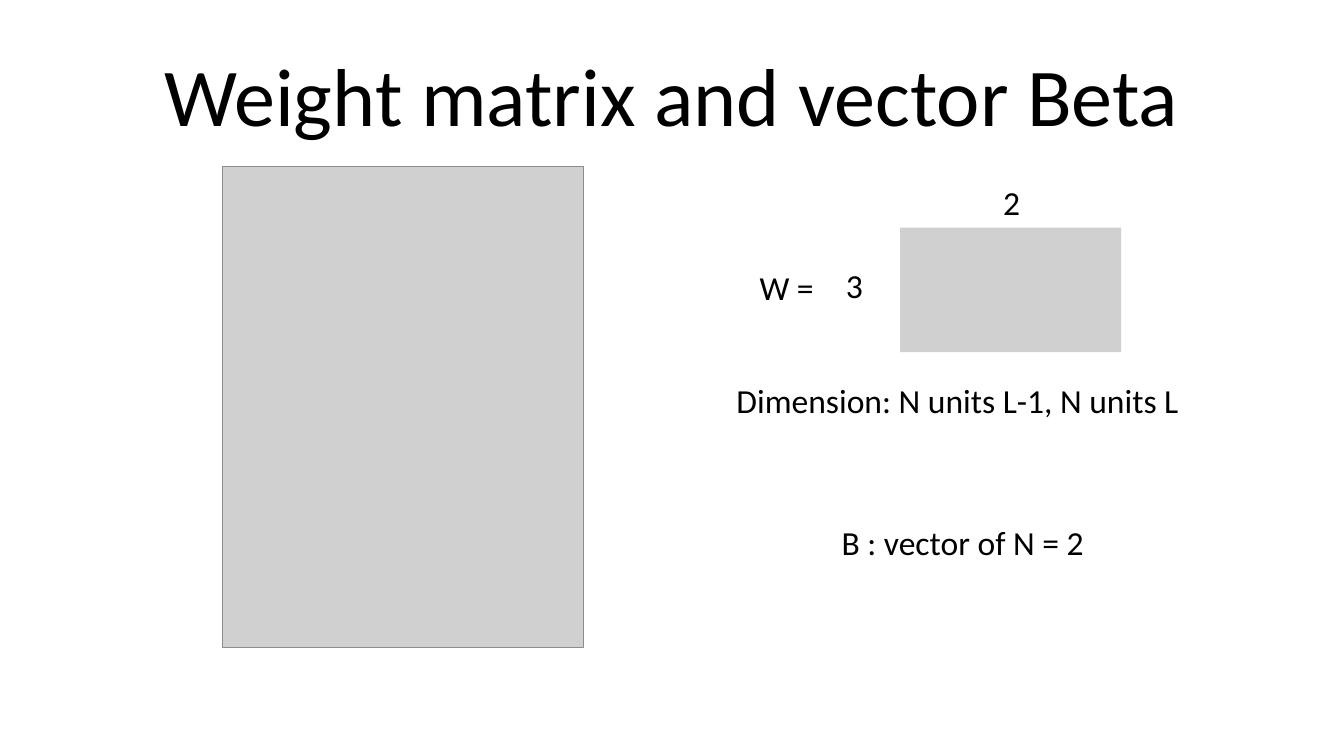
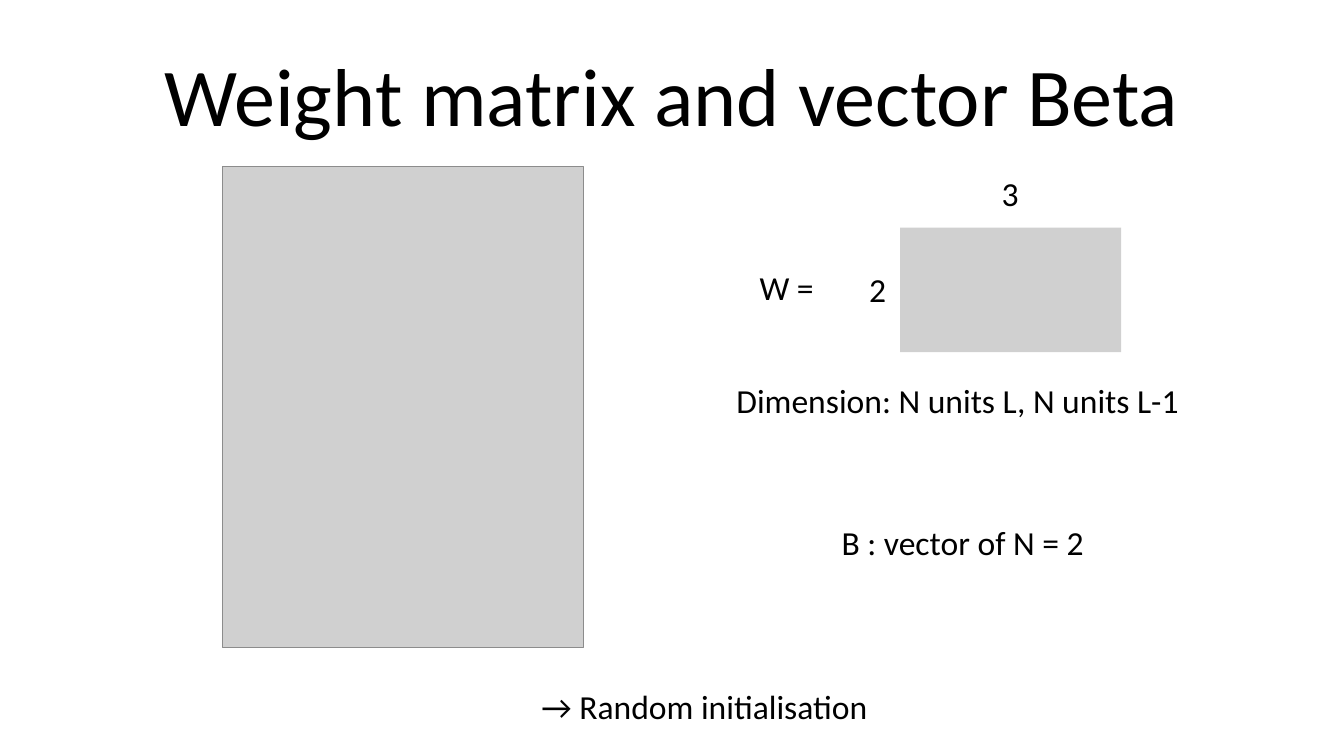
Before and after one commit to Monia234/IFSBM-bigdata, a slide deck: slide 12 of TP_IFSBM_module12/2020/labs/lab_2/TP_DL.pptx. Drawn at 1344x756 pixels with LibreOffice and Linux fonts; fonts in the diff are those of the drawing; grey boxes stand for pictures. Boxes give left, top, right and bottom in pixels: in the first picture for what was removed or moved away, otherwise in the second. Text is boxed around its words. In the diff, an @@ line names an element or a change of style, - is before the commit and + after.

```diff
--- a/TP_IFSBM_module12/2020/labs/lab_2/TP_DL.pptx
+++ b/TP_IFSBM_module12/2020/labs/lab_2/TP_DL.pptx
@@ text "3": place and size @@
-text "3" at bbox=[846, 276, 863, 299]
+text "3" at bbox=[1002, 184, 1019, 207]
@@ text "2": place and size @@
-text "2" at bbox=[1003, 193, 1020, 215]
+text "2" at bbox=[869, 280, 886, 302]
@@ text at bbox=[736, 390, 1178, 417]: text changed @@
-Dimension: N units L-1, N units L
+Dimension: N units L, N units L-1
@@ text added at bbox=[579, 695, 867, 720], 18 pt, text #000000 @@
+→ Random initialisation
```
Also in this commit, not shown: 1 slide added, 1 other file.
